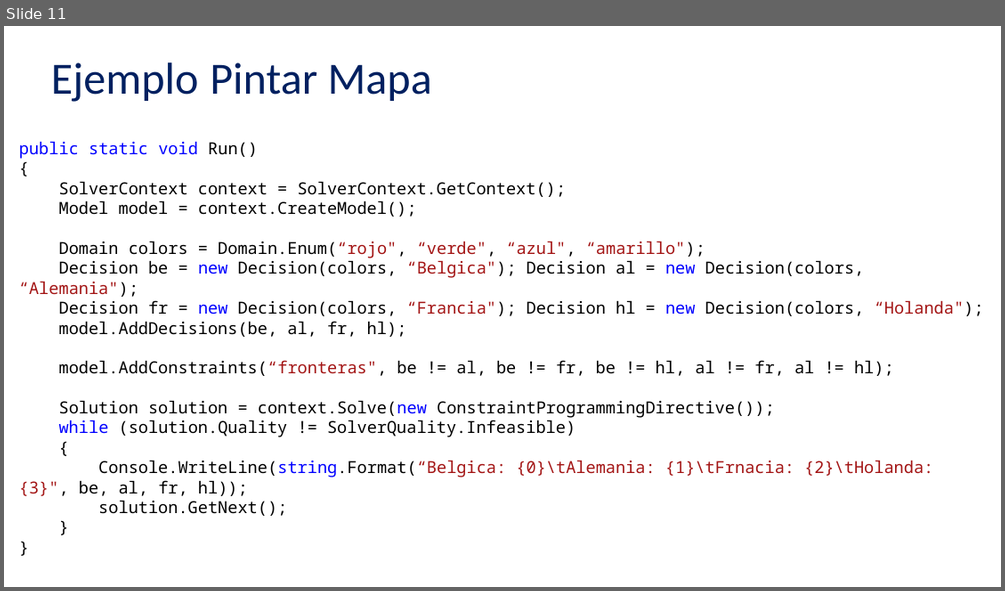
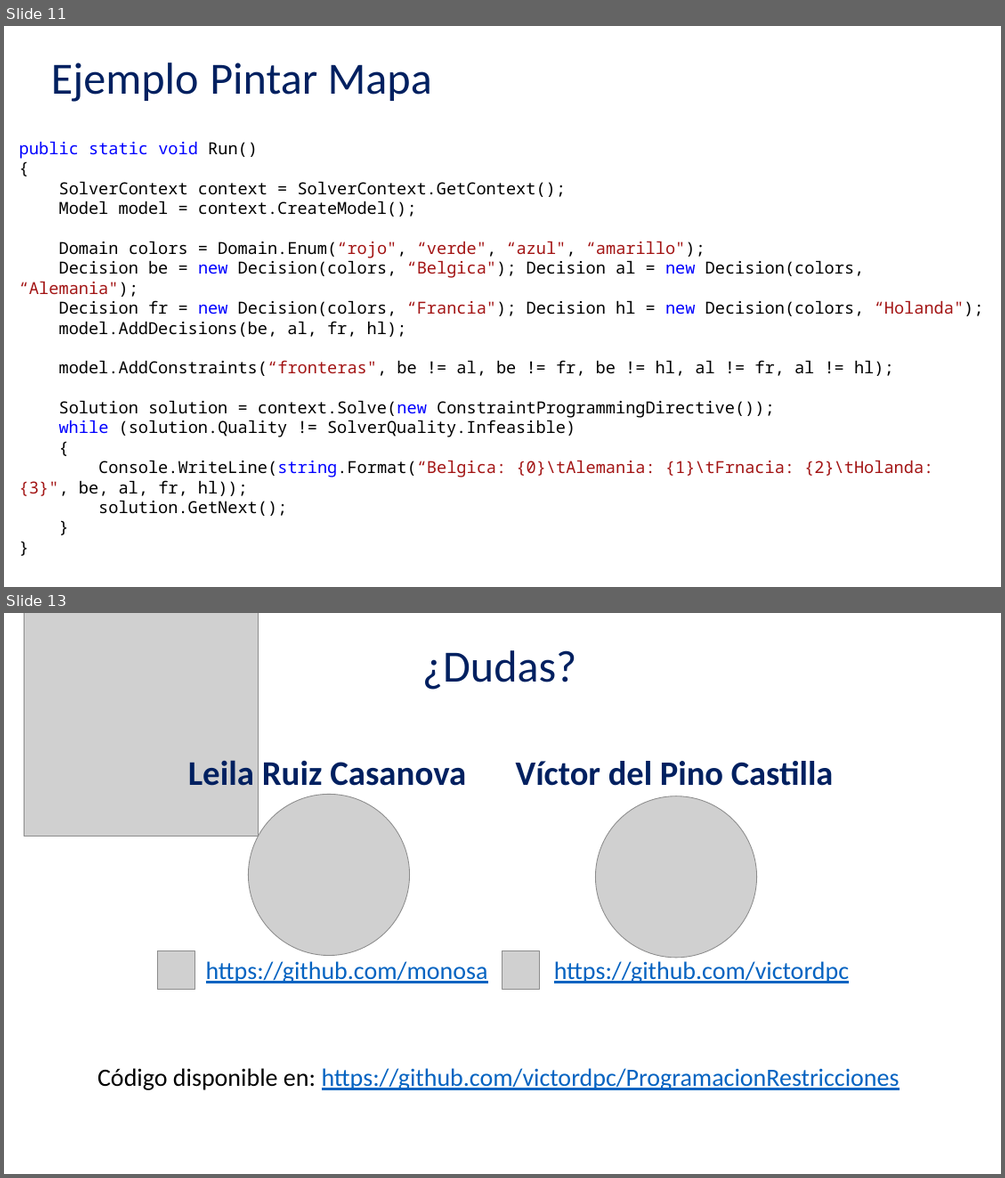
Before and after one commit to victordpc/ProgramacionRestricciones, a slide deck: Presentacion/Solver Foundation.pptx. Shown one above the other, each under a label of ours: slide 11 before the commit, slides 11 and 13 after it; the slides between them are not shown. The pictures are 1005x591 and 1005x1178 pixels, drawn with LibreOffice and Linux fonts; fonts in the diff are those of the drawing; grey boxes stand for pictures. Boxes give left, top, right and bottom in pixels: in the first picture for what was removed or moved away, otherwise in the second. Text is boxed around its words. In the diff, an @@ line names an element or a change of style, - is before the commit and + after.

```diff
--- a/Presentacion/Solver Foundation.pptx
+++ b/Presentacion/Solver Foundation.pptx
@@ slide 13 added at bbox=[4, 613, 1001, 1174], background #FFFFFF @@
@@ picture added at bbox=[24, 613, 258, 835] @@
@@ title added at bbox=[422, 650, 577, 690], 43 pt, text #002060 @@
+¿Dudas?
@@ text added at bbox=[188, 760, 466, 786], 33.3 pt, text #002060, bold @@
+Leila Ruiz Casanova
@@ text added at bbox=[516, 761, 833, 786], 33 pt, text #002060, bold @@
+Víctor del Pino Castilla
@@ picture added at bbox=[249, 794, 410, 956] @@
@@ picture added at bbox=[596, 796, 757, 957] @@
@@ picture added at bbox=[157, 951, 194, 989] @@
@@ picture added at bbox=[502, 951, 540, 989] @@
@@ text added at bbox=[206, 961, 488, 983], 24 pt, text #0563C1, underline @@
+https://github.com/monosa
@@ text added at bbox=[554, 961, 849, 983], 24 pt, text #0563C1, underline @@
+https://github.com/victordpc
@@ text added at bbox=[97, 1068, 899, 1090], 24 pt, text #0563C1, underline @@
+Código disponible en: https://github.com/victordpc/ProgramacionRestricciones
```
Also in this commit, not shown: 3 slides changed.
